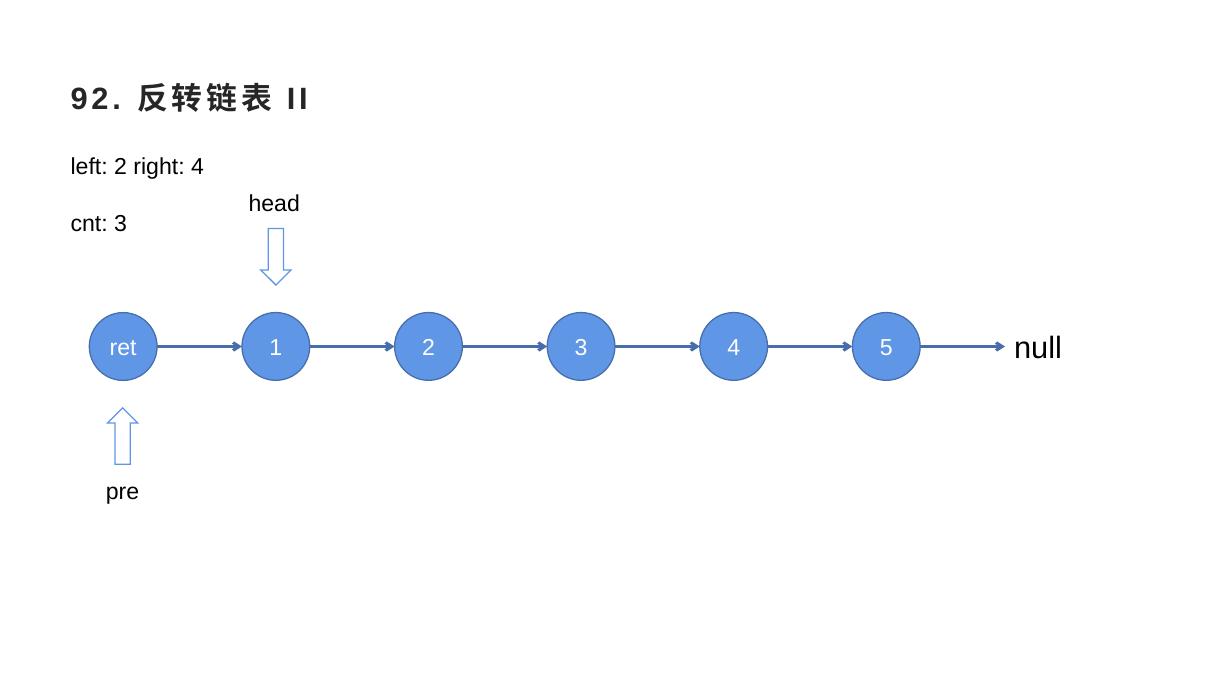
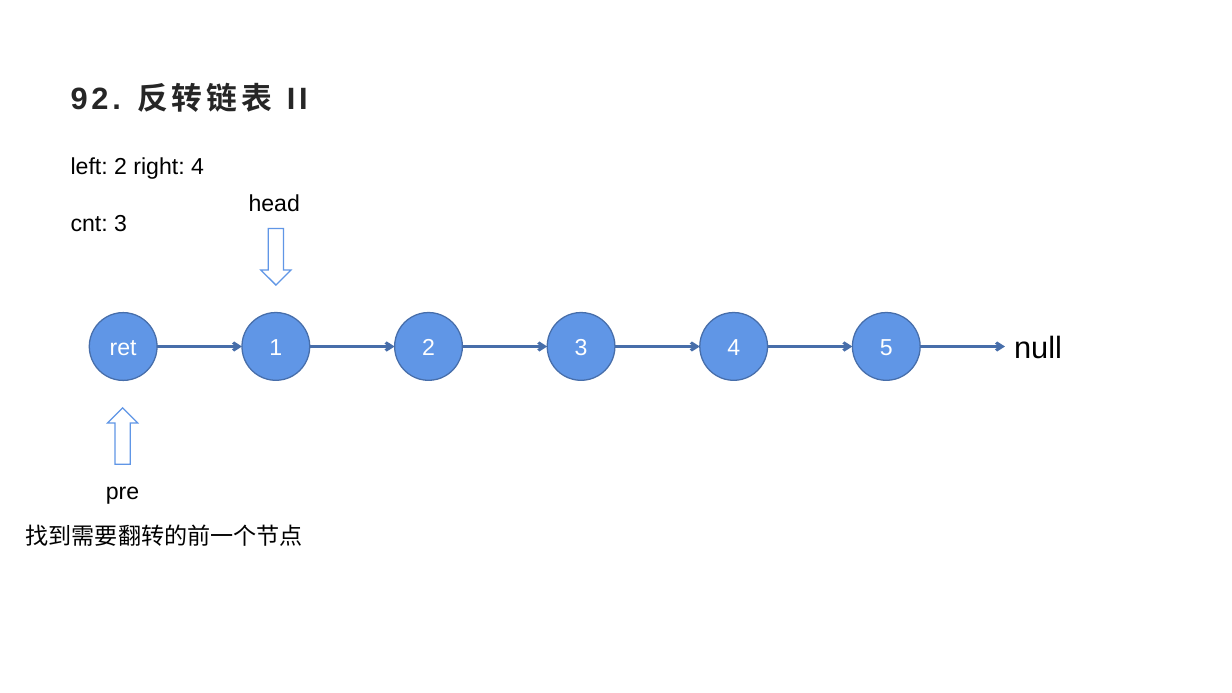
Before and after one commit to jj56313751/weijing-studybook, a slide deck: slide 18 of 算法/数据结构/链表/反转列表系列.pptx (slide 23 before the commit). Drawn at 1232x693 pixels with LibreOffice and Linux fonts; fonts in the diff are those of the drawing. Boxes give left, top, right and bottom in pixels: in the first picture for what was removed or moved away, otherwise in the second. Text is boxed around its words. In the diff, an @@ line names an element or a change of style, - is before the commit and + after.

Commit message:
反转列表系列

```diff
--- a/算法/数据结构/链表/反转列表系列.pptx
+++ b/算法/数据结构/链表/反转列表系列.pptx
@@ text added at bbox=[26, 524, 303, 546], 18 pt, text #000000 @@
+找到需要翻转的前一个节点
```
Also in this commit, not shown: 5 other slides changed, 8 slides added, 6 other files.
